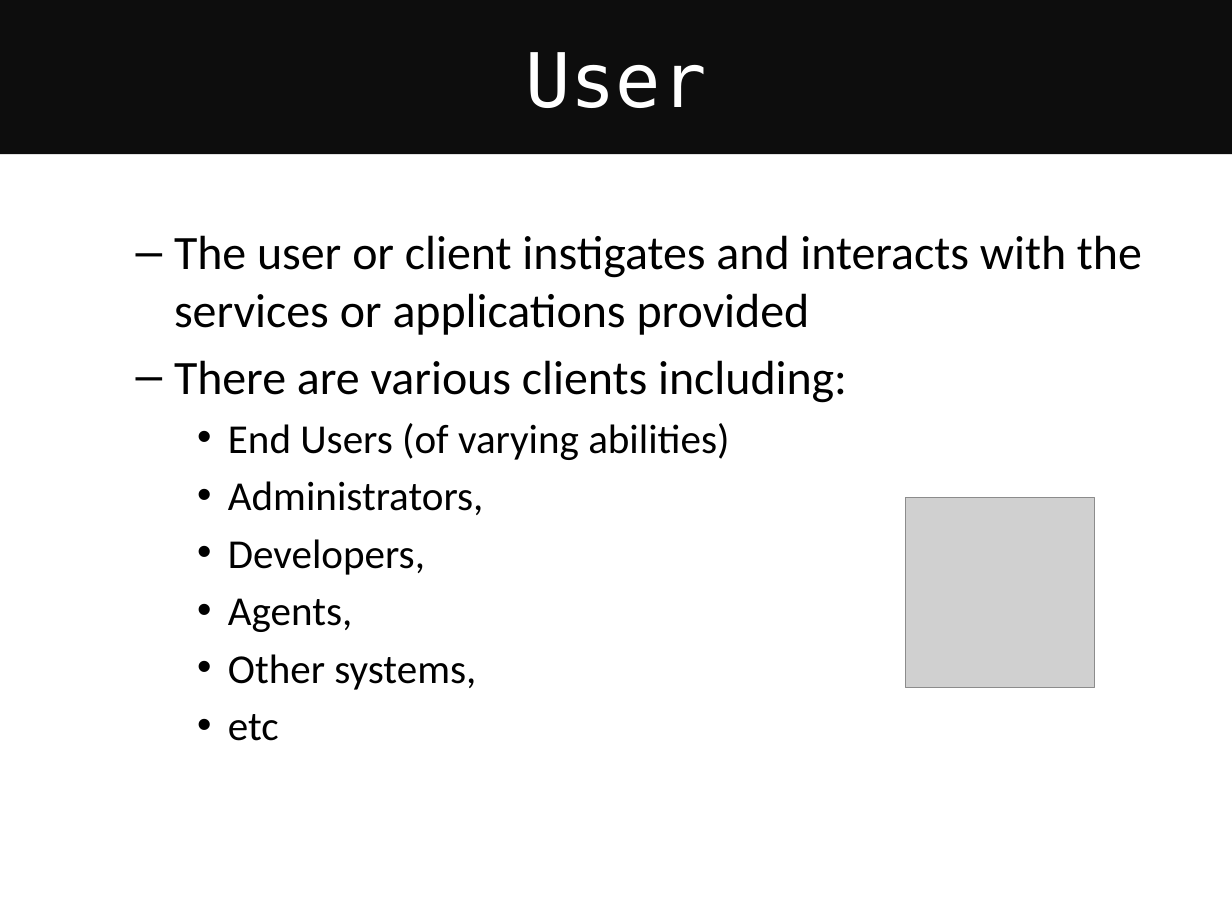
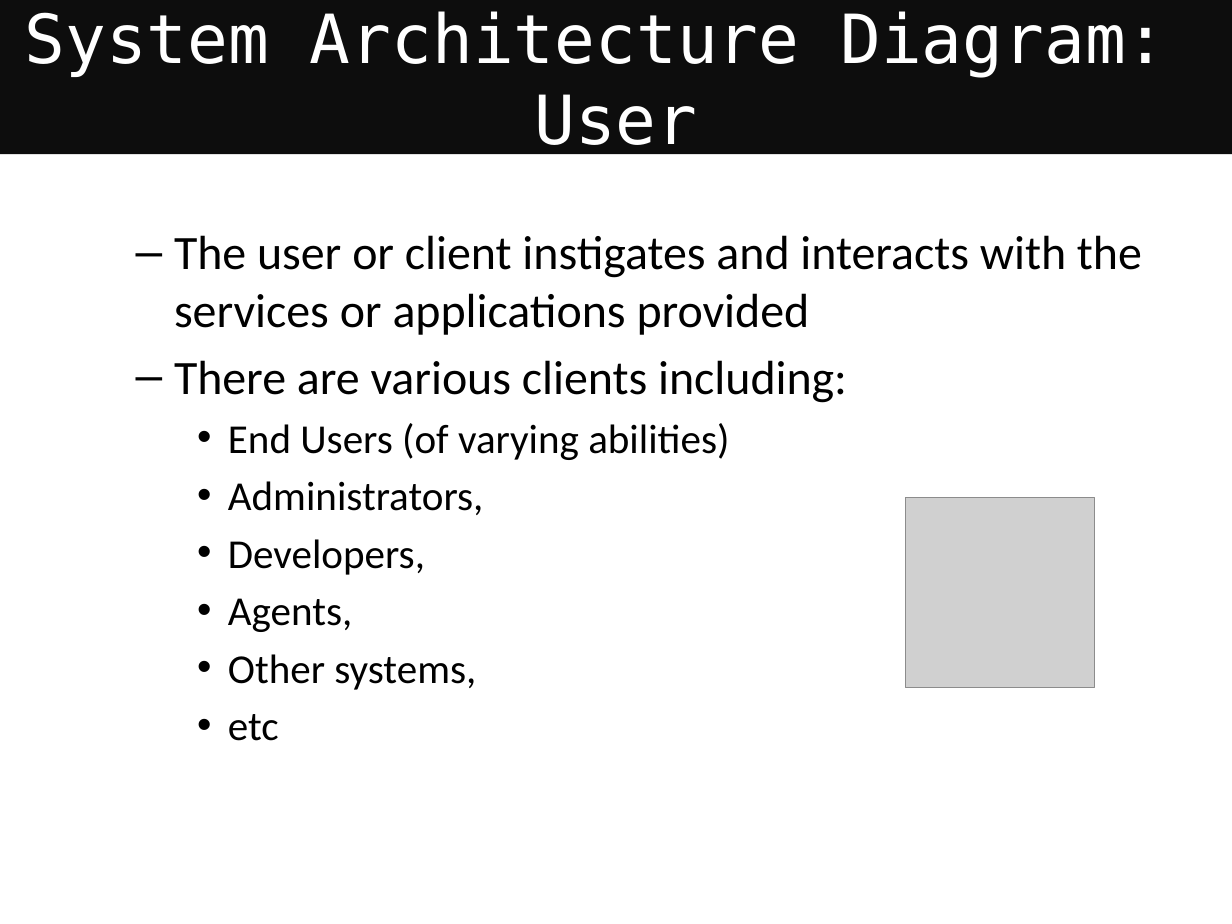
Before and after one commit to neverbiasu/awesome-uofg-msc-cs, a slide deck: slide 44 of materials/semester-2/COMPSCI5012-internet-technology/lectures/L1-IntroSysArchDBInfoArch.pptx (slide 43 before the commit). Drawn at 1232x924 pixels with LibreOffice and Linux fonts; fonts in the diff are those of the drawing; grey boxes stand for pictures. Boxes give left, top, right and bottom in pixels: in the first picture for what was removed or moved away, otherwise in the second. Text is boxed around its words. In the diff, an @@ line names an element or a change of style, - is before the commit and + after.

```diff
--- a/materials/semester-2/COMPSCI5012-internet-technology/lectures/L1-IntroSysArchDBInfoArch.pptx
+++ b/materials/semester-2/COMPSCI5012-internet-technology/lectures/L1-IntroSysArchDBInfoArch.pptx
@@ title at [24, 11, 1166, 159]: text changed; size 44 to 39.6 pt @@
-User
+System Architecture Diagram:
+User
```
Also in this commit, not shown: 10 other slides changed, 2 slides added, 10 other files.
